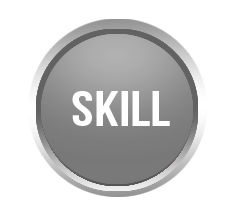
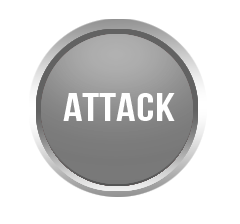
Comparing the layer stacks of the two w=240, h=224 images. Changes:
renamed "SKILL" to "ATTACK", painted on it over [63, 91, 175, 126]
